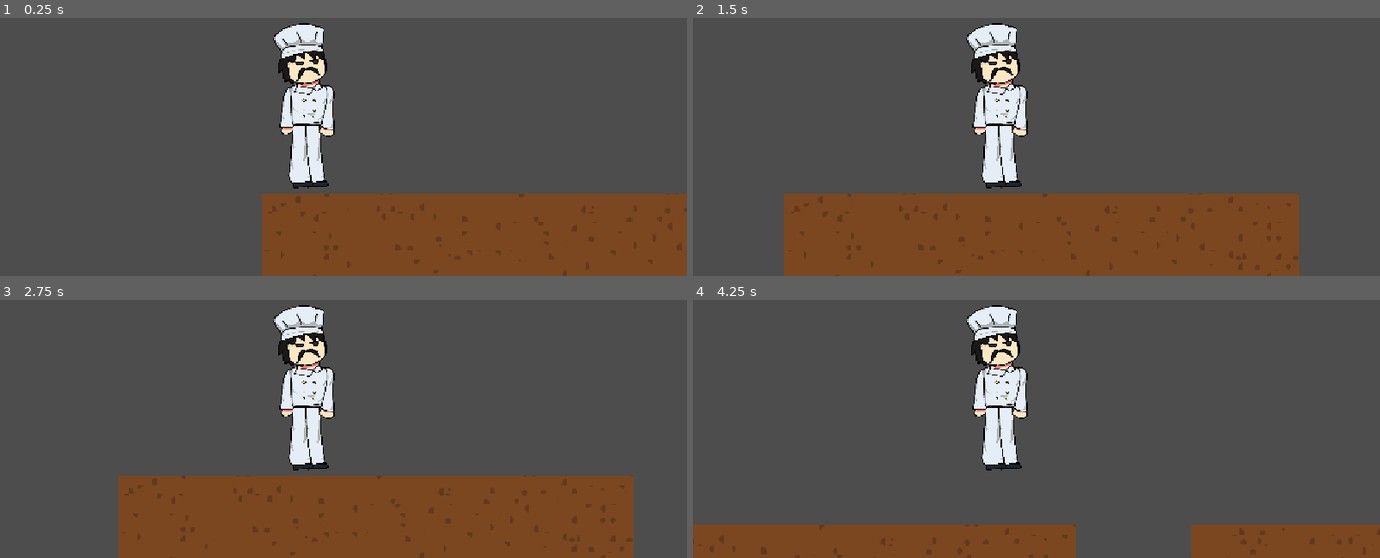
Above: before the commit, frames 1-4 (two rows, left to right).
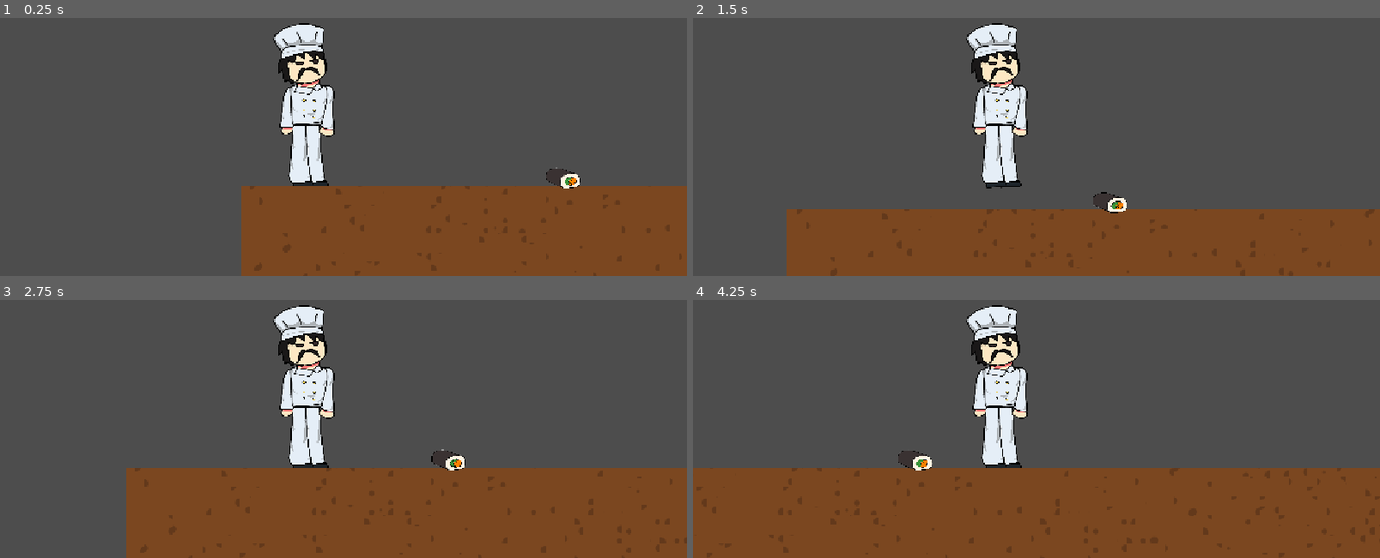
Above: after the commit, the same moments.

Repository: buozelbirhesap/cikofte-oyunu
Game: Godot game, scene res://LEVEL-1.tscn
Two runs of this game, one before a commit and one after it. Both use one fixed random seed, a clock stepped at 60 frames per second and the inputs below. Before the commit the project starts from res://LEVEL-4.tscn.
Inputs:
- Up to frame 1 (0.25 s): no input
- Up to frame 2 (1.5 s): tap Enter (ui_accept) at 0.5, 0.6 s; hold Right (ui_right) from 0.53 s (still down); tap Space (jump, bound only after the commit) at 0.77, 1.07 s; tap A (sol, bound only after the commit) at 0.8, 1.35 s
- Up to frame 3 (2.75 s): tap Space (jump, bound only after the commit) at 1.52, 1.55, 1.82, 2.1 s; release Right (ui_right) at 2.03 s; hold Left (ui_left) from 2.03 s (still down); tap Enter (ui_accept) at 2.3 s
- Up to frame 4 (4.25 s): release Left (ui_left) at 2.78 s; hold Right (ui_right) from 2.78 s (still down); tap Enter (ui_accept) at 2.85 s; tap Space (jump, bound only after the commit) at 3.02, 3.32, 3.77, 3.8, 4.07 s; tap A (sol, bound only after the commit) at 3.05, 3.6 s

The runs differ from the first frame. In frame 1, 3.2% of the frame differs, in the area x 35-100%, y 57-100%; in frame 2, 7.7%; in frame 3, 5.5%; in frame 4, 24%, in the area x 0-100%, y 58-100%.

Commit message:
ÖLÜM

Diff:
--- a/LEVEL-1.tscn
+++ b/LEVEL-1.tscn
@@ -1,9 +1,13 @@
 [gd_scene format=4 uid="uid://clts21tt0ua1w"]
 
 [ext_resource type="PackedScene" uid="uid://das5vpfg05cxi" path="res://karakter.tscn" id="1_inaau"]
+[ext_resource type="Script" uid="uid://dovyyqjp75p4m" path="res://fall-area.gd" id="1_kd7u0"]
 [ext_resource type="Texture2D" uid="uid://dvsjx4qm8xinm" path="res://yer/5.png" id="2_w2o1s"]
 [ext_resource type="AudioStream" uid="uid://damvqq8up0hv3" path="res://ses/Paşam Urfa Sıra Gecesi    Urfalıyam Ezelden Clup Remix.mp3" id="3_w2o1s"]
 [ext_resource type="PackedScene" uid="uid://yf7vuua4m0bv" path="res://düsman.tscn" id="4_e6di4"]
+
+[sub_resource type="WorldBoundaryShape2D" id="WorldBoundaryShape2D_nh0mv"]
+distance = -51.0
 
 [sub_resource type="TileSetAtlasSource" id="TileSetAtlasSource_e6di4"]
 texture = ExtResource("2_w2o1s")
@@ -785,6 +789,15 @@
 
 [node name="Node2D" type="Node2D" unique_id=1525071945]
 
+[node name="Area2D" type="Area2D" parent="." unique_id=2051207286]
+position = Vector2(104, 159)
+scale = Vector2(1.010454, 0.83369577)
+script = ExtResource("1_kd7u0")
+
+[node name="CollisionShape2D" type="CollisionShape2D" parent="Area2D" unique_id=33504193]
+position = Vector2(866, 444)
+shape = SubResource("WorldBoundaryShape2D_nh0mv")
+
 [node name="Player" parent="." unique_id=993160625 instance=ExtResource("1_inaau")]
 position = Vector2(104, 159)
 
@@ -799,3 +812,5 @@
 
 [node name="Düsman" parent="." unique_id=668093382 instance=ExtResource("4_e6di4")]
 position = Vector2(519, 326)
+
+[connection signal="body_entered" from="Area2D" to="Area2D" method="_on_body_entered"]
--- a/LEVEL-2.tscn
+++ b/LEVEL-2.tscn
@@ -8,6 +8,7 @@
 0:0/0 = 0
 0:0/0/terrain_set = 0
 0:0/0/terrain = 0
+0:0/0/physics_layer_0/polygon_0/points = PackedVector2Array(-8, -8, 8, -8, 8, 8, -8, 8)
 0:0/0/terrains_peering_bit/right_side = 0
 0:0/0/terrains_peering_bit/bottom_right_corner = 0
 0:0/0/terrains_peering_bit/bottom_side = 0
@@ -19,6 +20,7 @@
 1:0/0 = 0
 1:0/0/terrain_set = 0
 1:0/0/terrain = 0
+1:0/0/physics_layer_0/polygon_0/points = PackedVector2Array(-8, -8, 8, -8, 8, 8, -8, 8)
 1:0/0/terrains_peering_bit/right_side = 0
 1:0/0/terrains_peering_bit/bottom_right_corner = 0
 1:0/0/terrains_peering_bit/bottom_side = 0
@@ -30,6 +32,7 @@
 2:0/0 = 0
 2:0/0/terrain_set = 0
 2:0/0/terrain = 0
+2:0/0/physics_layer_0/polygon_0/points = PackedVector2Array(-8, -8, 8, -8, 8, 8, -8, 8)
 2:0/0/terrains_peering_bit/right_side = 0
 2:0/0/terrains_peering_bit/bottom_right_corner = 0
 2:0/0/terrains_peering_bit/bottom_side = 0
@@ -41,6 +44,7 @@
 3:0/0 = 0
 3:0/0/terrain_set = 0
 3:0/0/terrain = 0
+3:0/0/physics_layer_0/polygon_0/points = PackedVector2Array(-8, -8, 8, -8, 8, 8, -8, 8)
 3:0/0/terrains_peering_bit/right_side = 0
 3:0/0/terrains_peering_bit/bottom_right_corner = 0
 3:0/0/terrains_peering_bit/bottom_side = 0
@@ -52,6 +56,7 @@
 4:0/0 = 0
 4:0/0/terrain_set = 0
 4:0/0/terrain = 0
+4:0/0/physics_layer_0/polygon_0/points = PackedVector2Array(-8, -8, 8, -8, 8, 8, -8, 8)
 4:0/0/terrains_peering_bit/right_side = 0
 4:0/0/terrains_peering_bit/bottom_right_corner = 0
 4:0/0/terrains_peering_bit/bottom_side = 0
@@ -63,6 +68,7 @@
 5:0/0 = 0
 5:0/0/terrain_set = 0
 5:0/0/terrain = 0
+5:0/0/physics_layer_0/polygon_0/points = PackedVector2Array(-8, -8, 8, -8, 8, 8, -8, 8)
 5:0/0/terrains_peering_bit/right_side = 0
 5:0/0/terrains_peering_bit/bottom_right_corner = 0
 5:0/0/terrains_peering_bit/bottom_side = 0
@@ -74,6 +80,7 @@
 6:0/0 = 0
 6:0/0/terrain_set = 0
 6:0/0/terrain = 0
+6:0/0/physics_layer_0/polygon_0/points = PackedVector2Array(-8, -8, 8, -8, 8, 8, -8, 8)
 6:0/0/terrains_peering_bit/right_side = 0
 6:0/0/terrains_peering_bit/bottom_right_corner = 0
 6:0/0/terrains_peering_bit/bottom_side = 0
@@ -85,6 +92,7 @@
 7:0/0 = 0
 7:0/0/terrain_set = 0
 7:0/0/terrain = 0
+7:0/0/physics_layer_0/polygon_0/points = PackedVector2Array(-8, -8, 8, -8, 8, 8, -8, 8)
 7:0/0/terrains_peering_bit/right_side = 0
 7:0/0/terrains_peering_bit/bottom_right_corner = 0
 7:0/0/terrains_peering_bit/bottom_side = 0
@@ -96,6 +104,7 @@
 0:1/0 = 0
 0:1/0/terrain_set = 0
 0:1/0/terrain = 0
+0:1/0/physics_layer_0/polygon_0/points = PackedVector2Array(-8, -8, 8, -8, 8, 8, -8, 8)
 0:1/0/terrains_peering_bit/right_side = 0
 0:1/0/terrains_peering_bit/bottom_right_corner = 0
 0:1/0/terrains_peering_bit/bottom_side = 0
@@ -107,6 +116,7 @@
 1:1/0 = 0
 1:1/0/terrain_set = 0
 1:1/0/terrain = 0
+1:1/0/physics_layer_0/polygon_0/points = PackedVector2Array(-8, -8, 8, -8, 8, 8, -8, 8)
 1:1/0/terrains_peering_bit/right_side = 0
 1:1/0/terrains_peering_bit/bottom_right_corner = 0
 1:1/0/terrains_peering_bit/bottom_side = 0
@@ -118,6 +128,7 @@
 2:1/0 = 0
 2:1/0/terrain_set = 0
 2:1/0/terrain = 0
+2:1/0/physics_layer_0/polygon_0/points = PackedVector2Array(-8, -8, 8, -8, 8, 8, -8, 8)
 2:1/0/terrains_peering_bit/right_side = 0
 2:1/0/terrains_peering_bit/bottom_right_corner = 0
 2:1/0/terrains_peering_bit/bottom_side = 0
@@ -129,6 +140,7 @@
 3:1/0 = 0
 3:1/0/terrain_set = 0
 3:1/0/terrain = 0
+3:1/0/physics_layer_0/polygon_0/points = PackedVector2Array(-8, -8, 8, -8, 8, 8, -8, 8)
 3:1/0/terrains_peering_bit/right_side = 0
 3:1/0/terrains_peering_bit/bottom_right_corner = 0
 3:1/0/terrains_peering_bit/bottom_side = 0
@@ -140,6 +152,7 @@
 4:1/0 = 0
 4:1/0/terrain_set = 0
 4:1/0/terrain = 0
+4:1/0/physics_layer_0/polygon_0/points = PackedVector2Array(-8, -8, 8, -8, 8, 8, -8, 8)
 4:1/0/terrains_peering_bit/right_side = 0
 4:1/0/terrains_peering_bit/bottom_right_corner = 0
 4:1/0/terrains_peering_bit/bottom_side = 0
@@ -151,6 +164,7 @@
 5:1/0 = 0
 5:1/0/terrain_set = 0
 5:1/0/terrain = 0
+5:1/0/physics_layer_0/polygon_0/points = PackedVector2Array(-8, -8, 8, -8, 8, 8, -8, 8)
 5:1/0/terrains_peering_bit/right_side = 0
 5:1/0/terrains_peering_bit/bottom_right_corner = 0
 5:1/0/terrains_peering_bit/bottom_side = 0
@@ -162,6 +176,7 @@
 6:1/0 = 0
 6:1/0/terrain_set = 0
 6:1/0/terrain = 0
+6:1/0/physics_layer_0/polygon_0/points = PackedVector2Array(-8, -8, 8, -8, 8, 8, -8, 8)
 6:1/0/terrains_peering_bit/right_side = 0
 6:1/0/terrains_peering_bit/bottom_right_corner = 0
 6:1/0/terrains_peering_bit/bottom_side = 0
@@ -173,6 +188,7 @@
 7:1/0 = 0
 7:1/0/terrain_set = 0
 7:1/0/terrain = 0
+7:1/0/physics_layer_0/polygon_0/points = PackedVector2Array(-8, -8, 8, -8, 8, 8, -8, 8)
 7:1/0/terrains_peering_bit/right_side = 0
 7:1/0/terrains_peering_bit/bottom_right_corner = 0
 7:1/0/terrains_peering_bit/bottom_side = 0
@@ -184,6 +200,7 @@
 0:2/0 = 0
 0:2/0/terrain_set = 0
 0:2/0/terrain = 0
+0:2/0/physics_layer_0/polygon_0/points = PackedVector2Array(-8, -8, 8, -8, 8, 8, -8, 8)
 0:2/0/terrains_peering_bit/right_side = 0
 0:2/0/terrains_peering_bit/bottom_right_corner = 0
 0:2/0/terrains_peering_bit/bottom_side = 0
@@ -195,6 +212,7 @@
 1:2/0 = 0
 1:2/0/terrain_set = 0
 1:2/0/terrain = 0
+1:2/0/physics_layer_0/polygon_0/points = PackedVector2Array(-8, -8, 8, -8, 8, 8, -8, 8)
 1:2/0/terrains_peering_bit/right_side = 0
 1:2/0/terrains_peering_bit/bottom_right_corner = 0
 1:2/0/terrains_peering_bit/bottom_side = 0
@@ -206,6 +224,7 @@
 2:2/0 = 0
 2:2/0/terrain_set = 0
 2:2/0/terrain = 0
+2:2/0/physics_layer_0/polygon_0/points = PackedVector2Array(-8, -8, 8, -8, 8, 8, -8, 8)
 2:2/0/terrains_peering_bit/right_side = 0
 2:2/0/terrains_peering_bit/bottom_right_corner = 0
 2:2/0/terrains_peering_bit/bottom_side = 0
@@ -217,6 +236,7 @@
 3:2/0 = 0
 3:2/0/terrain_set = 0
 3:2/0/terrain = 0
+3:2/0/physics_layer_0/polygon_0/points = PackedVector2Array(-8, -8, 8, -8, 8, 8, -8, 8)
 3:2/0/terrains_peering_bit/right_side = 0
 3:2/0/terrains_peering_bit/bottom_right_corner = 0
 3:2/0/terrains_peering_bit/bottom_side = 0
@@ -228,6 +248,7 @@
 4:2/0 = 0
 4:2/0/terrain_set = 0
 4:2/0/terrain = 0
+4:2/0/physics_layer_0/polygon_0/points = PackedVector2Array(-8, -8, 8, -8, 8, 8, -8, 8)
 4:2/0/terrains_peering_bit/right_side = 0
 4:2/0/terrains_peering_bit/bottom_right_corner = 0
 4:2/0/terrains_peering_bit/bottom_side = 0
@@ -239,6 +260,7 @@
 5:2/0 = 0
 5:2/0/terrain_set = 0
 5:2/0/terrain = 0
+5:2/0/physics_layer_0/polygon_0/points = PackedVector2Array(-8, -8, 8, -8, 8, 8, -8, 8)
 5:2/0/terrains_peering_bit/right_side = 0
 5:2/0/terrains_peering_bit/bottom_right_corner = 0
 5:2/0/terrains_peering_bit/bottom_side = 0
@@ -250,6 +272,7 @@
 6:2/0 = 0
 6:2/0/terrain_set = 0
 6:2/0/terrain = 0
+6:2/0/physics_layer_0/polygon_0/points = PackedVector2Array(-8, -8, 8, -8, 8, 8, -8, 8)
 6:2/0/terrains_peering_bit/right_side = 0
 6:2/0/terrains_peering_bit/bottom_right_corner = 0
 6:2/0/terrains_peering_bit/bottom_side = 0
@@ -261,6 +284,7 @@
 7:2/0 = 0
 7:2/0/terrain_set = 0
 7:2/0/terrain = 0
+7:2/0/physics_layer_0/polygon_0/points = PackedVector2Array(-8, -8, 8, -8, 8, 8, -8, 8)
 7:2/0/terrains_peering_bit/right_side = 0
 7:2/0/terrains_peering_bit/bottom_right_corner = 0
 7:2/0/terrains_peering_bit/bottom_side = 0
@@ -272,6 +296,7 @@
 0:3/0 = 0
 0:3/0/terrain_set = 0
 0:3/0/terrain = 0
+0:3/0/physics_layer_0/polygon_0/points = PackedVector2Array(-8, -8, 8, -8, 8, 8, -8, 8)
 0:3/0/terrains_peering_bit/right_side = 0
 0:3/0/terrains_peering_bit/bottom_right_corner = 0
 0:3/0/terrains_peering_bit/bottom_side = 0
@@ -283,6 +308,7 @@
 1:3/0 = 0
 1:3/0/terrain_set = 0
 1:3/0/terrain = 0
+1:3/0/physics_layer_0/polygon_0/points = PackedVector2Array(-8, -8, 8, -8, 8, 8, -8, 8)
 1:3/0/terrains_peering_bit/right_side = 0
 1:3/0/terrains_peering_bit/bottom_right_corner = 0
 1:3/0/terrains_peering_bit/bottom_side = 0
@@ -294,6 +320,7 @@
 2:3/0 = 0
 2:3/0/terrain_set = 0
 2:3/0/terrain = 0
+2:3/0/physics_layer_0/polygon_0/points = PackedVector2Array(-8, -8, 8, -8, 8, 8, -8, 8)
 2:3/0/terrains_peering_bit/right_side = 0
 2:3/0/terrains_peering_bit/bottom_right_corner = 0
 2:3/0/terrains_peering_bit/bottom_side = 0
@@ -305,6 +332,7 @@
 3:3/0 = 0
 3:3/0/terrain_set = 0
 3:3/0/terrain = 0
+3:3/0/physics_layer_0/polygon_0/points = PackedVector2Array(-8, -8, 8, -8, 8, 8, -8, 8)
 3:3/0/terrains_peering_bit/right_side = 0
 3:3/0/terrains_peering_bit/bottom_right_corner = 0
 3:3/0/terrains_peering_bit/bottom_side = 0
@@ -316,6 +344,7 @@
 4:3/0 = 0
 4:3/0/terrain_set = 0
 4:3/0/terrain = 0
+4:3/0/physics_layer_0/polygon_0/points = PackedVector2Array(-8, -8, 8, -8, 8, 8, -8, 8)
 4:3/0/terrains_peering_bit/right_side = 0
 4:3/0/terrains_peering_bit/bottom_right_corner = 0
 4:3/0/terrains_peering_bit/bottom_side = 0
@@ -327,6 +356,7 @@
 5:3/0 = 0
 5:3/0/terrain_set = 0
 5:3/0/terrain = 0
+5:3/0/physics_layer_0/polygon_0/points = PackedVector2Array(-8, -8, 8, -8, 8, 8, -8, 8)
 5:3/0/terrains_peering_bit/right_side = 0
 5:3/0/terrains_peering_bit/bottom_right_corner = 0
 5:3/0/terrains_peering_bit/bottom_side = 0
@@ -338,6 +368,7 @@
 6:3/0 = 0
 6:3/0/terrain_set = 0
 6:3/0/terrain = 0
+6:3/0/physics_layer_0/polygon_0/points = PackedVector2Array(-8, -8, 8, -8, 8, 8, -8, 8)
 6:3/0/terrains_peering_bit/right_side = 0
 6:3/0/terrains_peering_bit/bottom_right_corner = 0
 6:3/0/terrains_peering_bit/bottom_side = 0
@@ -349,6 +380,7 @@
 7:3/0 = 0
 7:3/0/terrain_set = 0
 7:3/0/terrain = 0
+7:3/0/physics_layer_0/polygon_0/points = PackedVector2Array(-8, -8, 8, -8, 8, 8, -8, 8)
 7:3/0/terrains_peering_bit/right_side = 0
 7:3/0/terrains_peering_bit/bottom_right_corner = 0
 7:3/0/terrains_peering_bit/bottom_side = 0
@@ -360,6 +392,7 @@
 0:4/0 = 0
 0:4/0/terrain_set = 0
 0:4/0/terrain = 0
+0:4/0/physics_layer_0/polygon_0/points = PackedVector2Array(-8, -8, 8, -8, 8, 8, -8, 8)
 0:4/0/terrains_peering_bit/right_side = 0
 0:4/0/terrains_peering_bit/bottom_right_corner = 0
 0:4/0/terrains_peering_bit/bottom_side = 0
@@ -371,6 +404,7 @@
 1:4/0 = 0
 1:4/0/terrain_set = 0
 1:4/0/terrain = 0
+1:4/0/physics_layer_0/polygon_0/points = PackedVector2Array(-8, -8, 8, -8, 8, 8, -8, 8)
 1:4/0/terrains_peering_bit/right_side = 0
 1:4/0/terrains_peering_bit/bottom_right_corner = 0
 1:4/0/terrains_peering_bit/bottom_side = 0
@@ -382,6 +416,7 @@
 2:4/0 = 0
 2:4/0/terrain_set = 0
 2:4/0/terrain = 0
+2:4/0/physics_layer_0/polygon_0/points = PackedVector2Array(-8, -8, 8, -8, 8, 8, -8, 8)
 2:4/0/terrains_peering_bit/right_side = 0
 2:4/0/terrains_peering_bit/bottom_right_corner = 0
 2:4/0/terrains_peering_bit/bottom_side = 0
@@ -393,6 +428,7 @@
 3:4/0 = 0
 3:4/0/terrain_set = 0
 3:4/0/terrain = 0
+3:4/0/physics_layer_0/polygon_0/points = PackedVector2Array(-8, -8, 8, -8, 8, 8, -8, 8)
 3:4/0/terrains_peering_bit/right_side = 0
 3:4/0/terrains_peering_bit/bottom_right_corner = 0
 3:4/0/terrains_peering_bit/bottom_side = 0
@@ -404,6 +440,7 @@
 4:4/0 = 0
 4:4/0/terrain_set = 0
 4:4/0/terrain = 0
+4:4/0/physics_layer_0/polygon_0/points = PackedVector2Array(-8, -8, 8, -8, 8, 8, -8, 8)
 4:4/0/terrains_peering_bit/right_side = 0
 4:4/0/terrains_peering_bit/bottom_right_corner = 0
 4:4/0/terrains_peering_bit/bottom_side = 0
@@ -415,6 +452,7 @@
 5:4/0 = 0
 5:4/0/terrain_set = 0
 5:4/0/terrain = 0
+5:4/0/physics_layer_0/polygon_0/points = PackedVector2Array(-8, -8, 8, -8, 8, 8, -8, 8)
 5:4/0/terrains_peering_bit/right_side = 0
 5:4/0/terrains_peering_bit/bottom_right_corner = 0
 5:4/0/terrains_peering_bit/bottom_side = 0
@@ -426,6 +464,7 @@
 6:4/0 = 0
 6:4/0/terrain_set = 0
 6:4/0/terrain = 0
+6:4/0/physics_layer_0/polygon_0/points = PackedVector2Array(-8, -8, 8, -8, 8, 8, -8, 8)
 6:4/0/terrains_peering_bit/right_side = 0
 6:4/0/terrains_peering_bit/bottom_right_corner = 0
 6:4/0/terrains_peering_bit/bottom_side = 0
@@ -437,6 +476,7 @@
 7:4/0 = 0
 7:4/0/terrain_set = 0
 7:4/0/terrain = 0
+7:4/0/physics_layer_0/polygon_0/points = PackedVector2Array(-8, -8, 8, -8, 8, 8, -8, 8)
 7:4/0/terrains_peering_bit/right_side = 0
 7:4/0/terrains_peering_bit/bottom_right_corner = 0
 7:4/0/terrains_peering_bit/bottom_side = 0
@@ -448,6 +488,7 @@
 0:5/0 = 0
 0:5/0/terrain_set = 0
 0:5/0/terrain = 0
+0:5/0/physics_layer_0/polygon_0/points = PackedVector2Array(-8, -8, 8, -8, 8, 8, -8, 8)
 0:5/0/terrains_peering_bit/right_side = 0
 0:5/0/terrains_peering_bit/bottom_right_corner = 0
 0:5/0/terrains_peering_bit/bottom_side = 0
@@ -459,6 +500,7 @@
 1:5/0 = 0
 1:5/0/terrain_set = 0
 1:5/0/terrain = 0
+1:5/0/physics_layer_0/polygon_0/points = PackedVector2Array(-8, -8, 8, -8, 8, 8, -8, 8)
 1:5/0/terrains_peering_bit/right_side = 0
 1:5/0/terrains_peering_bit/bottom_right_corner = 0
 1:5/0/terrains_peering_bit/bottom_side = 0
@@ -470,6 +512,7 @@
 2:5/0 = 0
 2:5/0/terrain_set = 0
 2:5/0/terrain = 0
+2:5/0/physics_layer_0/polygon_0/points = PackedVector2Array(-8, -8, 8, -8, 8, 8, -8, 8)
 2:5/0/terrains_peering_bit/right_side = 0
 2:5/0/terrains_peering_bit/bottom_right_corner = 0
 2:5/0/terrains_peering_bit/bottom_side = 0
@@ -481,6 +524,7 @@
 3:5/0 = 0
 3:5/0/terrain_set = 0
 3:5/0/terrain = 0
+3:5/0/physics_layer_0/polygon_0/points = PackedVector2Array(-8, -8, 8, -8, 8, 8, -8, 8)
 3:5/0/terrains_peering_bit/right_side = 0
 3:5/0/terrains_peering_bit/bottom_right_corner = 0
 3:5/0/terrains_peering_bit/bottom_side = 0
@@ -492,6 +536,7 @@
 4:5/0 = 0
 4:5/0/terrain_set = 0
 4:5/0/terrain = 0
+4:5/0/physics_layer_0/polygon_0/points = PackedVector2Array(-8, -8, 8, -8, 8, 8, -8, 8)
 4:5/0/terrains_peering_bit/right_side = 0
 4:5/0/terrains_peering_bit/bottom_right_corner = 0
 4:5/0/terrains_peering_bit/bottom_side = 0
@@ -503,6 +548,7 @@
 5:5/0 = 0
 5:5/0/terrain_set = 0
 5:5/0/terrain = 0
+5:5/0/physics_layer_0/polygon_0/points = PackedVector2Array(-8, -8, 8, -8, 8, 8, -8, 8)
 5:5/0/terrains_peering_bit/right_side = 0
 5:5/0/terrains_peering_bit/bottom_right_corner = 0
 5:5/0/terrains_peering_bit/bottom_side = 0
@@ -514,6 +560,7 @@
 6:5/0 = 0
 6:5/0/terrain_set = 0
 6:5/0/terrain = 0
+6:5/0/physics_layer_0/polygon_0/points = PackedVector2Array(-8, -8, 8, -8, 8, 8, -8, 8)
 6:5/0/terrains_peering_bit/right_side = 0
 6:5/0/terrains_peering_bit/bottom_right_corner = 0
 6:5/0/terrains_peering_bit/bottom_side = 0
@@ -525,6 +572,7 @@
 7:5/0 = 0
 7:5/0/terrain_set = 0
 7:5/0/terrain = 0
+7:5/0/physics_layer_0/polygon_0/points = PackedVector2Array(-8, -8, 8, -8, 8, 8, -8, 8)
 7:5/0/terrains_peering_bit/right_side = 0
 7:5/0/terrains_peering_bit/bottom_right_corner = 0
 7:5/0/terrains_peering_bit/bottom_side = 0
@@ -536,6 +584,7 @@
 0:6/0 = 0
 0:6/0/terrain_set = 0
 0:6/0/terrain = 0
+0:6/0/physics_layer_0/polygon_0/points = PackedVector2Array(-8, -8, 8, -8, 8, 8, -8, 8)
 0:6/0/terrains_peering_bit/right_side = 0
 0:6/0/terrains_peering_bit/bottom_right_corner = 0
 0:6/0/terrains_peering_bit/bottom_side = 0
@@ -547,6 +596,7 @@
 1:6/0 = 0
 1:6/0/terrain_set = 0
 1:6/0/terrain = 0
+1:6/0/physics_layer_0/polygon_0/points = PackedVector2Array(-8, -8, 8, -8, 8, 8, -8, 8)
 1:6/0/terrains_peering_bit/right_side = 0
 1:6/0/terrains_peering_bit/bottom_right_corner = 0
 1:6/0/terrains_peering_bit/bottom_side = 0
@@ -558,6 +608,7 @@
 2:6/0 = 0
 2:6/0/terrain_set = 0
 2:6/0/terrain = 0
+2:6/0/physics_layer_0/polygon_0/points = PackedVector2Array(-8, -8, 8, -8, 8, 8, -8, 8)
 2:6/0/terrains_peering_bit/right_side = 0
 2:6/0/terrains_peering_bit/bottom_right_corner = 0
 2:6/0/terrains_peering_bit/bottom_side = 0
@@ -569,6 +620,7 @@
 3:6/0 = 0
 3:6/0/terrain_set = 0
 3:6/0/terrain = 0
+3:6/0/physics_layer_0/polygon_0/points = PackedVector2Array(-8, -8, 8, -8, 8, 8, -8, 8)
 3:6/0/terrains_peering_bit/right_side = 0
 3:6/0/terrains_peering_bit/bottom_right_corner = 0
 3:6/0/terrains_peering_bit/bottom_side = 0
@@ -580,6 +632,7 @@
 4:6/0 = 0
 4:6/0/terrain_set = 0
 4:6/0/terrain = 0
+4:6/0/physics_layer_0/polygon_0/points = PackedVector2Array(-8, -8, 8, -8, 8, 8, -8, 8)
 4:6/0/terrains_peering_bit/right_side = 0
 4:6/0/terrains_peering_bit/bottom_right_corner = 0
 4:6/0/terrains_peering_bit/bottom_side = 0
@@ -591,6 +644,7 @@
 5:6/0 = 0
 5:6/0/terrain_set = 0
 5:6/0/terrain = 0
+5:6/0/physics_layer_0/polygon_0/points = PackedVector2Array(-8, -8, 8, -8, 8, 8, -8, 8)
 5:6/0/terrains_peering_bit/right_side = 0
 5:6/0/terrains_peering_bit/bottom_right_corner = 0
 5:6/0/terrains_peering_bit/bottom_side = 0
@@ -602,6 +656,7 @@
 6:6/0 = 0
 6:6/0/terrain_set = 0
 6:6/0/terrain = 0
+6:6/0/physics_layer_0/polygon_0/points = PackedVector2Array(-8, -8, 8, -8, 8, 8, -8, 8)
 6:6/0/terrains_peering_bit/right_side = 0
 6:6/0/terrains_peering_bit/bottom_right_corner = 0
 6:6/0/terrains_peering_bit/bottom_side = 0
@@ -613,6 +668,7 @@
 7:6/0 = 0
 7:6/0/terrain_set = 0
 7:6/0/terrain = 0
+7:6/0/physics_layer_0/polygon_0/points = PackedVector2Array(-8, -8, 8, -8, 8, 8, -8, 8)
 7:6/0/terrains_peering_bit/right_side = 0
 7:6/0/terrains_peering_bit/bottom_right_corner = 0
 7:6/0/terrains_peering_bit/bottom_side = 0
@@ -624,6 +680,7 @@
 0:7/0 = 0
 0:7/0/terrain_set = 0
 0:7/0/terrain = 0
+0:7/0/physics_layer_0/polygon_0/points = PackedVector2Array(-8, -8, 8, -8, 8, 8, -8, 8)
 0:7/0/terrains_peering_bit/right_side = 0
 0:7/0/terrains_peering_bit/bottom_right_corner = 0
 0:7/0/terrains_peering_bit/bottom_side = 0
@@ -635,6 +692,7 @@
 1:7/0 = 0
 1:7/0/terrain_set = 0
 1:7/0/terrain = 0
+1:7/0/physics_layer_0/polygon_0/points = PackedVector2Array(-8, -8, 8, -8, 8, 8, -8, 8)
 1:7/0/terrains_peering_bit/right_side = 0
 1:7/0/terrains_peering_bit/bottom_right_corner = 0
 1:7/0/terrains_peering_bit/bottom_side = 0
@@ -646,6 +704,7 @@
 2:7/0 = 0
 2:7/0/terrain_set = 0
 2:7/0/terrain = 0
+2:7/0/physics_layer_0/polygon_0/points = PackedVector2Array(-8, -8, 8, -8, 8, 8, -8, 8)
 2:7/0/terrains_peering_bit/right_side = 0
 2:7/0/terrains_peering_bit/bottom_right_corner = 0
 2:7/0/terrains_peering_bit/bottom_side = 0
@@ -657,6 +716,7 @@
 3:7/0 = 0
 3:7/0/terrain_set = 0
 3:7/0/terrain = 0
+3:7/0/physics_layer_0/polygon_0/points = PackedVector2Array(-8, -8, 8, -8, 8, 8, -8, 8)
 3:7/0/terrains_peering_bit/right_side = 0
 3:7/0/terrains_peering_bit/bottom_right_corner = 0
 3:7/0/terrains_peering_bit/bottom_side = 0
@@ -668,6 +728,7 @@
 4:7/0 = 0
 4:7/0/terrain_set = 0
 4:7/0/terrain = 0
+4:7/0/physics_layer_0/polygon_0/points = PackedVector2Array(-8, -8, 8, -8, 8, 8, -8, 8)
 4:7/0/terrains_peering_bit/right_side = 0
 4:7/0/terrains_peering_bit/bottom_right_corner = 0
 4:7/0/terrains_peering_bit/bottom_side = 0
@@ -679,6 +740,7 @@
 5:7/0 = 0
 5:7/0/terrain_set = 0
 5:7/0/terrain = 0
+5:7/0/physics_layer_0/polygon_0/points = PackedVector2Array(-8, -8, 8, -8, 8, 8, -8, 8)
 5:7/0/terrains_peering_bit/right_side = 0
 5:7/0/terrains_peering_bit/bottom_right_corner = 0
 5:7/0/terrains_peering_bit/bottom_side = 0
@@ -690,6 +752,7 @@
 6:7/0 = 0
 6:7/0/terrain_set = 0
 6:7/0/terrain = 0
+6:7/0/physics_layer_0/polygon_0/points = PackedVector2Array(-8, -8, 8, -8, 8, 8, -8, 8)
 6:7/0/terrains_peering_bit/right_side = 0
 6:7/0/terrains_peering_bit/bottom_right_corner = 0
 6:7/0/terrains_peering_bit/bottom_side = 0
@@ -701,6 +764,7 @@
 7:7/0 = 0
 7:7/0/terrain_set = 0
 7:7/0/terrain = 0
+7:7/0/physics_layer_0/polygon_0/points = PackedVector2Array(-8, -8, 8, -8, 8, 8, -8, 8)
 7:7/0/terrains_peering_bit/right_side = 0
 7:7/0/terrains_peering_bit/bottom_right_corner = 0
 7:7/0/terrains_peering_bit/bottom_side = 0
--- a/düsman.tscn
+++ b/düsman.tscn
@@ -9,6 +9,7 @@
 height = 22.949242
 
 [node name="Düsman" type="Node2D" unique_id=668093382]
+scale = Vector2(1.664847, 2.0041394)
 
 [node name="Area" type="RigidBody2D" parent="." unique_id=367645007]
 script = SubResource("GDScript_4vl58")
--- /dev/null
+++ b/fall-area.gd
@@ -0,0 +1,6 @@
+extends Area2D
+
+
+func _on_body_entered(body):
+	if (body.name == "CharacterBody2D"):
+		get_tree().reload_current_scene()
--- a/hareket.gd
+++ b/hareket.gd
@@ -11,12 +11,12 @@
 		velocity += get_gravity() * delta
 
 	# Handle jump.
-	if Input.is_action_just_pressed("ui_accept") and is_on_floor():
+	if Input.is_action_just_pressed("jump") and is_on_floor():
 		velocity.y = JUMP_VELOCITY
 
 	# Get the input direction and handle the movement/deceleration.
 	# As good practice, you should replace UI actions with custom gameplay actions.
-	var direction := Input.get_axis("ui_left", "ui_right")
+	var direction := Input.get_axis("sol", "sag")
 	if direction:
 		velocity.x = direction * SPEED
 	else:
--- a/karakter.tscn
+++ b/karakter.tscn
@@ -4,7 +4,7 @@
 [ext_resource type="Script" uid="uid://dyx3kap6jmp7l" path="res://hareket.gd" id="1_hsgpa"]
 
 [sub_resource type="RectangleShape2D" id="RectangleShape2D_itwuj"]
-size = Vector2(445.46588, 1508.6365)
+size = Vector2(445.46588, 1440.062)
 
 [node name="Player" type="Node2D" unique_id=993160625]
 
@@ -17,7 +17,7 @@
 texture = ExtResource("1_41xbd")
 
 [node name="CollisionShape2D" type="CollisionShape2D" parent="CharacterBody2D" unique_id=1890252652]
-position = Vector2(-3, 34)
+position = Vector2(-3, 27.499998)
 scale = Vector2(0.21887198, 0.18957517)
 shape = SubResource("RectangleShape2D_itwuj")
 
--- a/project.godot
+++ b/project.godot
@@ -11,7 +11,7 @@
 [application]
 
 config/name="Cikofte-Oyunu"
-run/main_scene="uid://b7fjl65vt52pq"
+run/main_scene="uid://clts21tt0ua1w"
 config/features=PackedStringArray("4.7", "GL Compatibility")
 config/icon="res://icon.svg"
 
@@ -22,9 +22,23 @@
 
 [input]
 
-space={
+jump={
 "deadzone": 0.2,
 "events": [Object(InputEventKey,"resource_local_to_scene":false,"resource_name":"","device":-1,"window_id":0,"alt_press …(191 unchanged characters)…
+, Object(InputEventKey,"resource_local_to_scene":false,"resource_name":"","device":-1,"window_id":0,"alt_pressed":false,"shift_pressed":false,"ctrl_pressed":false,"meta_pressed":false,"pressed":false,"keycode":0,"physical_keycode":4194320,"key_label":0,"unicode":0,"location":0,"echo":false,"script":null)
+, Object(InputEventKey,"resource_local_to_scene":false,"resource_name":"","device":-1,"window_id":0,"alt_pressed":false,"shift_pressed":false,"ctrl_pressed":false,"meta_pressed":false,"pressed":false,"keycode":0,"physical_keycode":87,"key_label":0,"unicode":119,"location":0,"echo":false,"script":null)
+]
+}
+sol={
+"deadzone": 0.2,
+"events": [Object(InputEventKey,"resource_local_to_scene":false,"resource_name":"","device":-1,"window_id":0,"alt_pressed":false,"shift_pressed":false,"ctrl_pressed":false,"meta_pressed":false,"pressed":false,"keycode":0,"physical_keycode":65,"key_label":0,"unicode":97,"location":0,"echo":false,"script":null)
+, Object(InputEventKey,"resource_local_to_scene":false,"resource_name":"","device":-1,"window_id":0,"alt_pressed":false,"shift_pressed":false,"ctrl_pressed":false,"meta_pressed":false,"pressed":false,"keycode":0,"physical_keycode":4194319,"key_label":0,"unicode":0,"location":0,"echo":false,"script":null)
+]
+}
+sag={
+"deadzone": 0.2,
+"events": [Object(InputEventKey,"resource_local_to_scene":false,"resource_name":"","device":-1,"window_id":0,"alt_pressed":false,"shift_pressed":false,"ctrl_pressed":false,"meta_pressed":false,"pressed":false,"keycode":0,"physical_keycode":4194321,"key_label":0,"unicode":0,"location":0,"echo":false,"script":null)
+, Object(InputEventKey,"resource_local_to_scene":false,"resource_name":"","device":-1,"window_id":0,"alt_pressed":false,"shift_pressed":false,"ctrl_pressed":false,"meta_pressed":false,"pressed":false,"keycode":0,"physical_keycode":68,"key_label":0,"unicode":100,"location":0,"echo":false,"script":null)
 ]
 }
 
Not shown, added: fall-area.gd.uid
